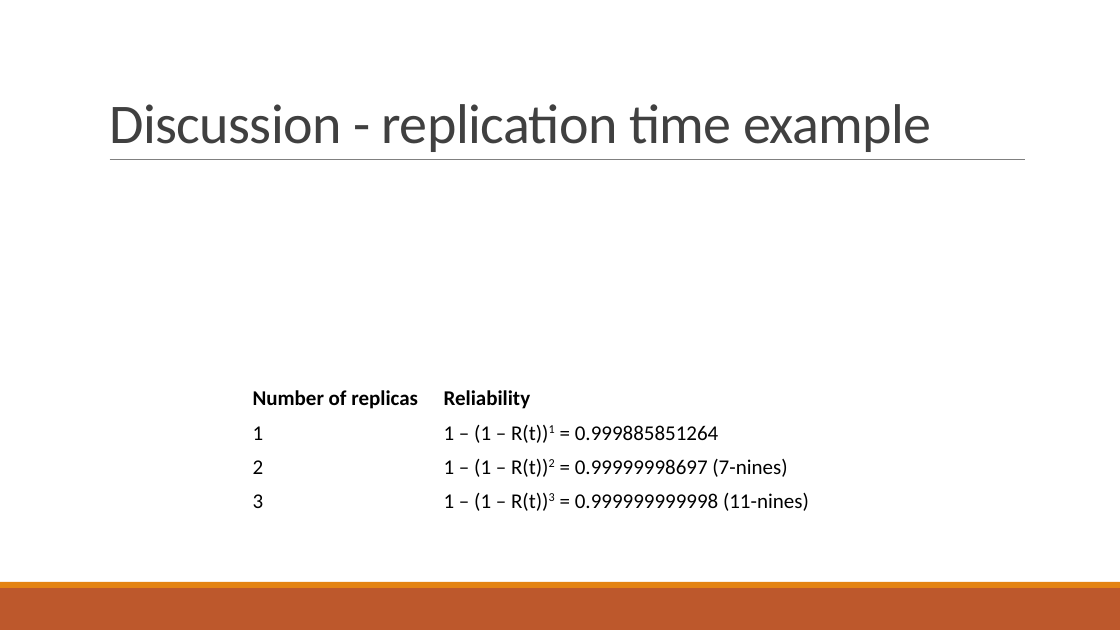
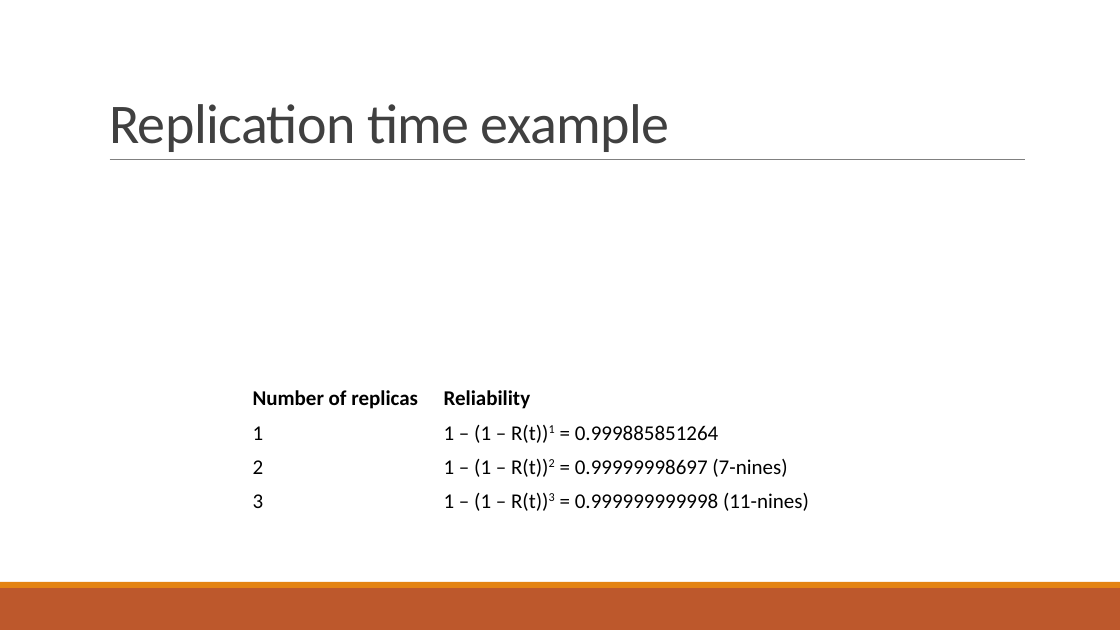
Before and after one commit to PStahl/master_thesis, a slide deck: slide 39 of presentation/presentation2.pptx (slide 47 before the commit). Drawn at 1120x630 pixels with LibreOffice and Linux fonts; fonts in the diff are those of the drawing; grey boxes stand for pictures. Boxes give left, top, right and bottom in pixels: in the first picture for what was removed or moved away, otherwise in the second. Text is boxed around its words. In the diff, an @@ line names an element or a change of style, - is before the commit and + after.

```diff
--- a/presentation/presentation2.pptx
+++ b/presentation/presentation2.pptx
@@ title at box(109, 104, 669, 152): text changed @@
-Discussion - replication time example
+Replication time example
```
Also in this commit, not shown: 11 other slides changed, 1 slide added, 11 slides removed.
